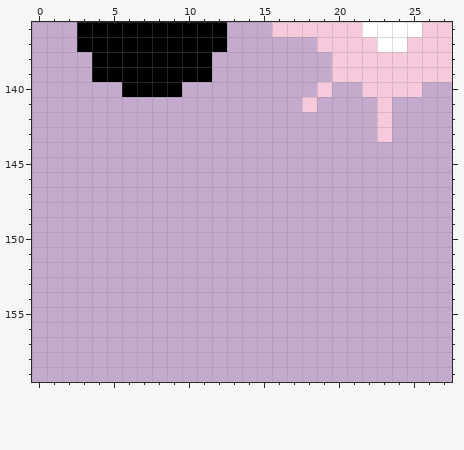
Edited in one commit: pixel-art file (aseprite/items.aseprite). Above, as it was before the edit.
160x160 pixels, 1 frame. Pixels under 10% opacity are left out. Colours within 5 levels of each other are drawn and written as one. Shown: x 0..27, y 136..159.
And afterwards:
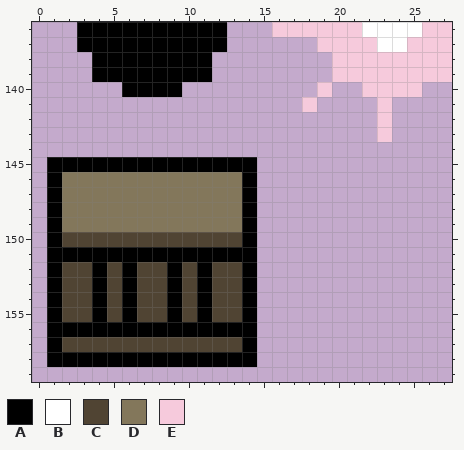
Palette (. is transparent): A #000000  B #ffffff  C #504433  D #83775b  E #f6cadc
Diff:
@@ x 0..16 @@
 144 .................
-145 .................
-146 .................
-147 .................
-148 .................
-149 .................
-150 .................
-151 .................
-152 .................
-153 .................
-154 .................
-155 .................
-156 .................
-157 .................
-158 .................
+145 .AAAAAAAAAAAAAA..
+146 .ADDDDDDDDDDDDA..
+147 .ADDDDDDDDDDDDA..
+148 .ADDDDDDDDDDDDA..
+149 .ADDDDDDDDDDDDA..
+150 .ACCCCCCCCCCCCA..
+151 .AAAAAAAAAAAAAA..
+152 .ACCACACCACACCA..
+153 .ACCACACCACACCA..
+154 .ACCACACCACACCA..
+155 .ACCACACCACACCA..
+156 .AAAAAAAAAAAAAA..
+157 .ACCCCCCCCCCCCA..
+158 .AAAAAAAAAAAAAA..
 159 .................
Pixel boxes of the changes (left, top, right, bottom) in both pictures:
added: (47, 157, 257, 367)
